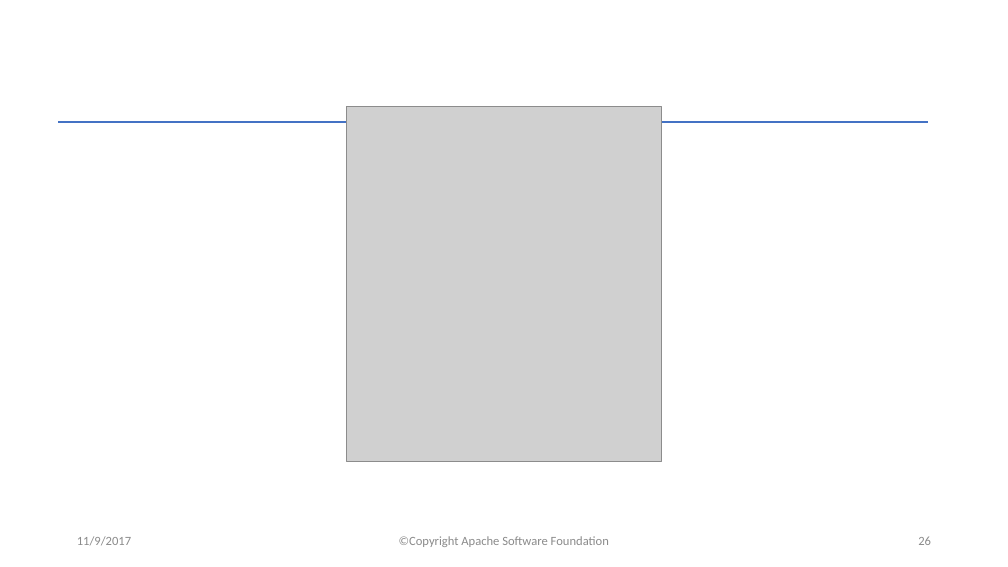
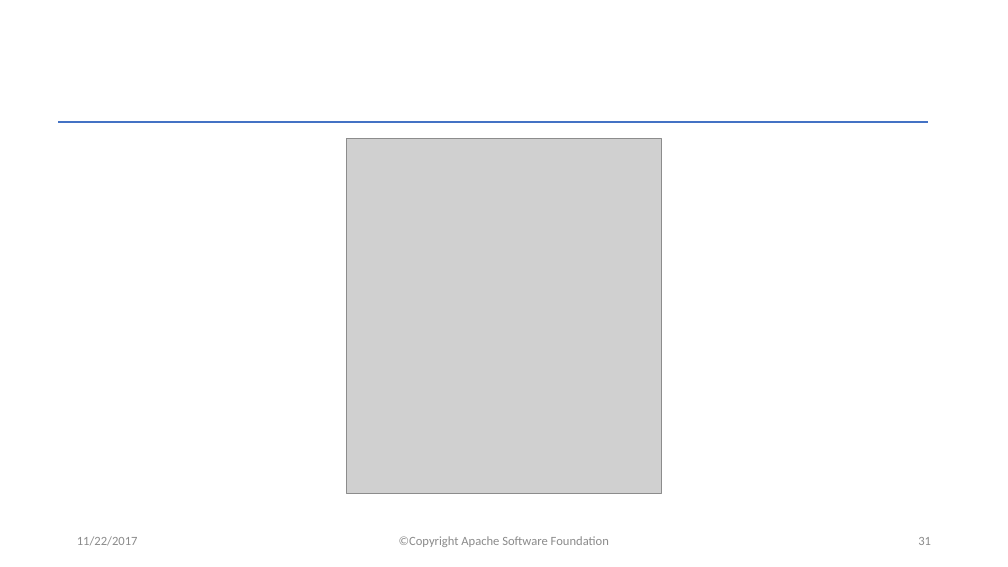
Before and after one commit to apache/uima-site, a slide deck: slide 31 of docs/downloads/uv3/UIMA_V3_Programmers_Solutions.pptx (slide 26 before the commit). Drawn at 1008x567 pixels with LibreOffice and Linux fonts; fonts in the diff are those of the drawing; grey boxes stand for pictures. Boxes give left, top, right and bottom in pixels: in the first picture for what was removed or moved away, otherwise in the second. Text is boxed around its words. In the diff, an @@ line names an element or a change of style, - is before the commit and + after.

```diff
--- a/docs/downloads/uv3/UIMA_V3_Programmers_Solutions.pptx
+++ b/docs/downloads/uv3/UIMA_V3_Programmers_Solutions.pptx
@@ picture: place and size @@
-picture at box(346, 106, 662, 461)
+picture at box(346, 138, 662, 493)
@@ text at box(77, 536, 138, 546): text changed @@
-11/9/2017
+11/22/2017
@@ page number at box(918, 537, 931, 545): text changed @@
-26
+31
```
Also in this commit, not shown: 24 other slides changed, 5 slides added, 3 other files.
